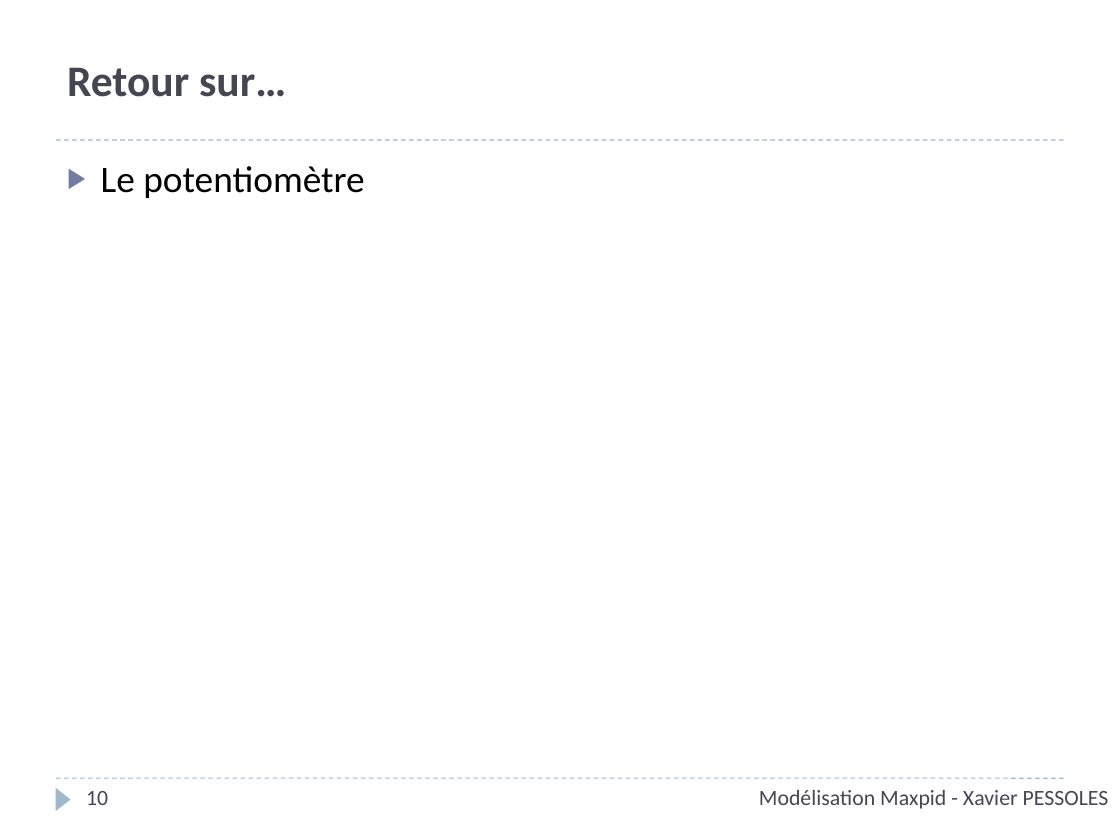
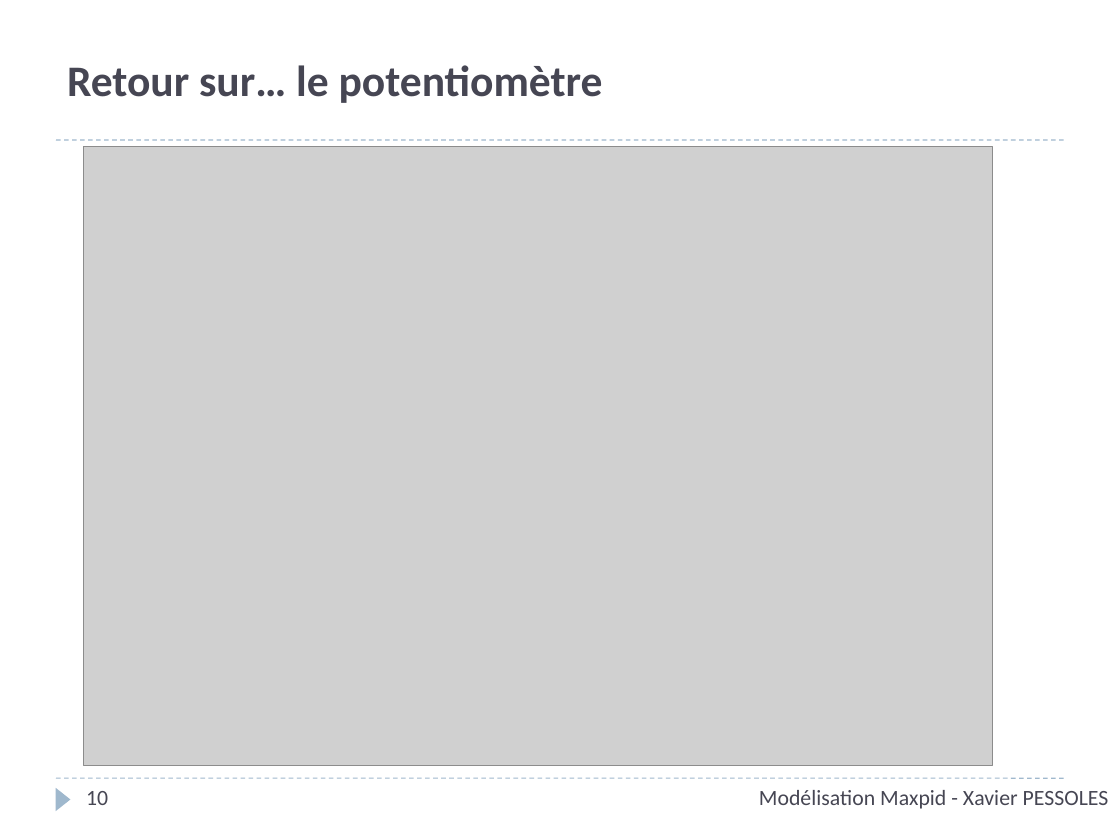
Before and after one commit to xpessoles/Cy_01_PSI_ModelisationLinNonLin, a slide deck: slide 10 of TP/TP_Maxpid_Corrige/Cy_01_TP_01_Maxpid_Corrige.pptx. Drawn at 1120x840 pixels with LibreOffice and Linux fonts; fonts in the diff are those of the drawing; grey boxes stand for pictures; background and template pictures are left out. Boxes give left, top, right and bottom in pixels: in the first picture for what was removed or moved away, otherwise in the second. Text is boxed around its words. In the diff, an @@ line names an element or a change of style, - is before the commit and + after.

```diff
--- a/TP/TP_Maxpid_Corrige/Cy_01_TP_01_Maxpid_Corrige.pptx
+++ b/TP/TP_Maxpid_Corrige/Cy_01_TP_01_Maxpid_Corrige.pptx
@@ title at (x1=67, y1=65, x2=603, y2=103): text changed @@
-Retour sur…
+Retour sur… le potentiomètre
@@ picture added at (x1=84, y1=147, x2=992, y2=766) @@
@@ text removed at (x1=101, y1=166, x2=364, y2=198) @@
-▶ Le potentiomètre
```
Also in this commit, not shown: 1 other slide changed, 4 other files.
